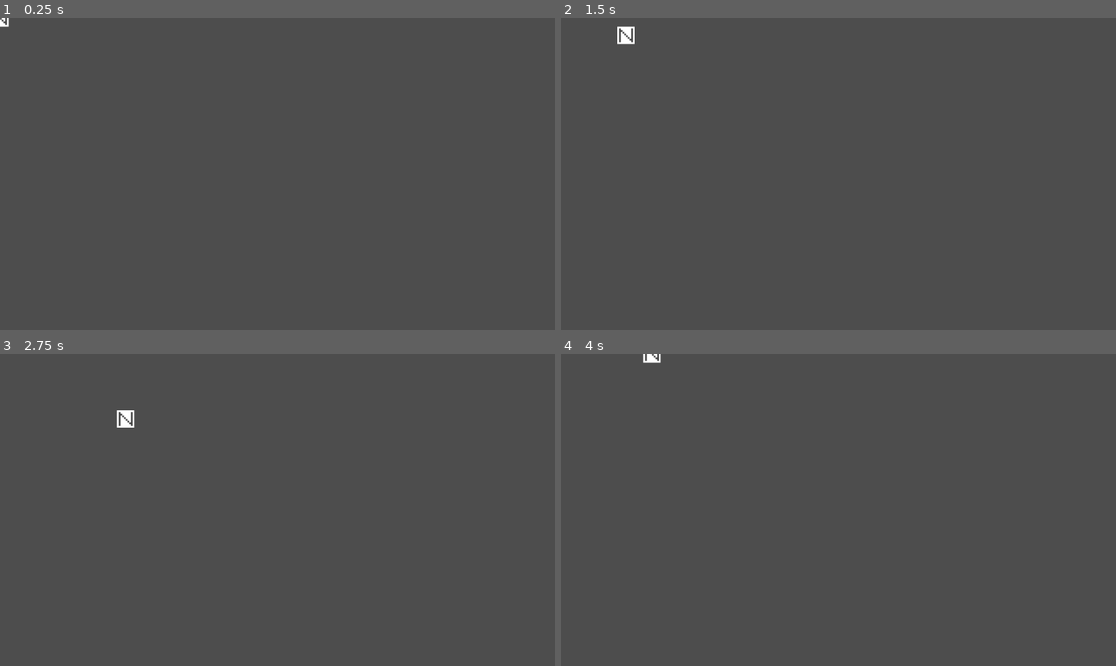
Above: before the commit, frames 1-4 (two rows, left to right).
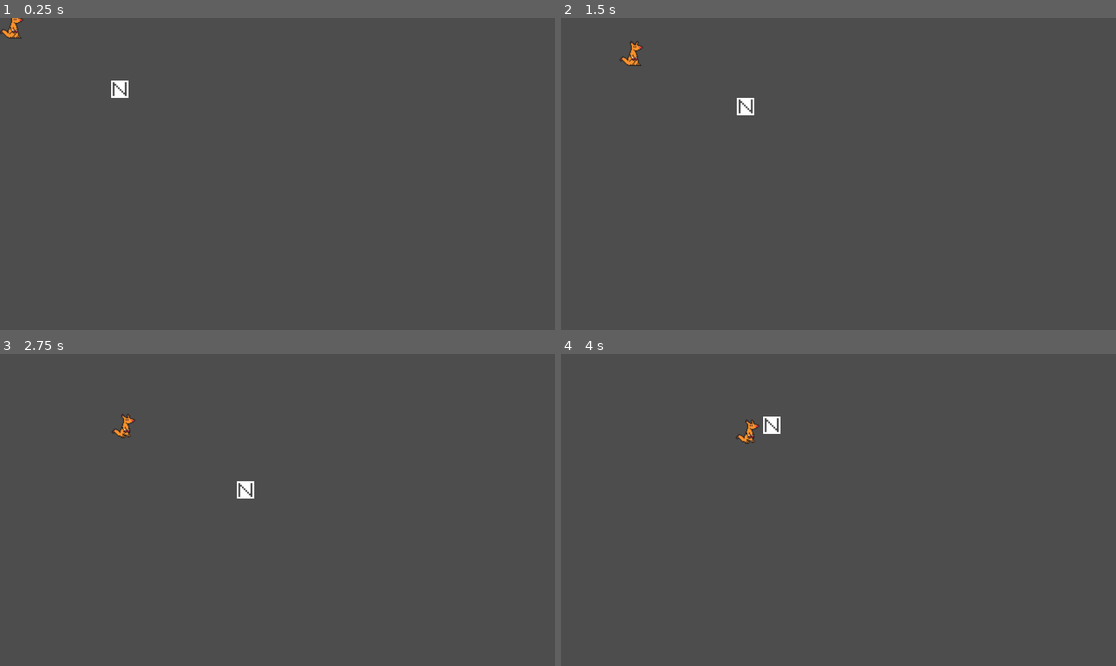
Above: after the commit, the same moments.

Repository: lindenhutchinson/GameJam
Game: Godot game, scene res://MainScenes/main.tscn
Two runs of this game, one before a commit and one after it. Both use one fixed random seed, a clock stepped at 60 frames per second and the inputs below. Before the commit the project has no main scene; this scene is started directly in both runs.
Inputs:
- Up to frame 1 (0.25 s): no input
- Up to frame 2 (1.5 s): hold Right (ui_right) 0.53-1.28 s; hold Down (ui_down) from 1.28 s (still down)
- Up to frame 3 (2.75 s): release Down (ui_down) at 2.03 s; hold Right (ui_right) from 2.03 s (still down)
- Up to frame 4 (4 s): release Right (ui_right) at 2.78 s; hold Up (ui_up) 2.78-3.53 s; hold Left (ui_left) from 3.53 s (still down)

The runs differ from the first frame. In frame 1, 0.3% of the frame differs, in the area x 0-24%, y 0-26%; in frame 2, 0.5%, in the area x 10-35%, y 2-32%; in frame 3, 0.4%; in frame 4, 0.4%.

Commit message:
Added a basic enemy

Diff:
--- /dev/null
+++ b/PracticeGame/ProjectFolder/Assests/Enemies/enemy_kangaroo.gd
@@ -0,0 +1,29 @@
+extends CharacterBody2D
+
+# This variable dictates the movement speed of the enemy. Right now it's ridiculously high on purpose.
+@export var movement_speed = 180.0
+
+# Checks the group Player and gets the first thing on it.
+@onready var player = get_tree().get_first_node_in_group("player")
+@onready var sprite = $Sprite2D
+@onready var walkAnimation = $AnimationPlayer
+
+func _physics_process(_delta):
+	movement()
+
+func _ready():
+	walkAnimation.play("walkCycle")
+
+func movement():
+
+	# Gets the player's current position as a direction
+	var direction = global_position.direction_to(player.global_position)
+
+	# Moves towards the player
+	velocity = direction.normalized()*movement_speed
+	move_and_slide()
+
+	if direction.x > 0.1:
+		sprite.flip_h = true
+	elif direction.x < -0.1:
+		sprite.flip_h = false
--- /dev/null
+++ b/PracticeGame/ProjectFolder/Assests/Enemies/enemy_kangaroo.tscn
@@ -0,0 +1,65 @@
+[gd_scene load_steps=7 format=3 uid="uid://bdxsbg3wurtu4"]
+
+[ext_resource type="Script" path="res://Assests/Enemies/enemy_kangaroo.gd" id="1_cu0gs"]
+[ext_resource type="Texture2D" uid="uid://cyy8rs87a4irl" path="res://Assests/Enemies/kangaroo.png" id="1_xubx4"]
+
+[sub_resource type="CapsuleShape2D" id="CapsuleShape2D_shigu"]
+radius = 31.0
+height = 96.0
+
+[sub_resource type="Animation" id="Animation_kv6uf"]
+resource_name = "walkCycle"
+length = 0.6
+loop_mode = 1
+tracks/0/type = "value"
+tracks/0/imported = false
+tracks/0/enabled = true
+tracks/0/path = NodePath("Sprite2D:frame")
+tracks/0/interp = 1
+tracks/0/loop_wrap = true
+tracks/0/keys = {
+"times": PackedFloat32Array(0, 0.3, 0.6),
+"transitions": PackedFloat32Array(1, 1, 1),
+"update": 1,
+"values": [0, 1, 0]
+}
+
+[sub_resource type="Animation" id="Animation_ti18a"]
+length = 0.001
+tracks/0/type = "value"
+tracks/0/imported = false
+tracks/0/enabled = true
+tracks/0/path = NodePath("Sprite2D:frame")
+tracks/0/interp = 1
+tracks/0/loop_wrap = true
+tracks/0/keys = {
+"times": PackedFloat32Array(0),
+"transitions": PackedFloat32Array(1),
+"update": 1,
+"values": [0]
+}
+
+[sub_resource type="AnimationLibrary" id="AnimationLibrary_r1v5o"]
+_data = {
+"RESET": SubResource("Animation_ti18a"),
+"walkCycle": SubResource("Animation_kv6uf")
+}
+
+[node name="enemyKangaroo" type="CharacterBody2D"]
+motion_mode = 1
+script = ExtResource("1_cu0gs")
+
+[node name="Sprite2D" type="Sprite2D" parent="."]
+position = Vector2(3.8147e-06, 3.8147e-06)
+scale = Vector2(3, 3)
+texture = ExtResource("1_xubx4")
+hframes = 2
+
+[node name="CollisionShape2D" type="CollisionShape2D" parent="."]
+position = Vector2(-9, 6)
+shape = SubResource("CapsuleShape2D_shigu")
+
+[node name="AnimationPlayer" type="AnimationPlayer" parent="."]
+libraries = {
+"": SubResource("AnimationLibrary_r1v5o")
+}
--- a/PracticeGame/ProjectFolder/MainScenes/main.tscn
+++ b/PracticeGame/ProjectFolder/MainScenes/main.tscn
@@ -1,11 +1,15 @@
-[gd_scene load_steps=3 format=3 uid="uid://855bo4ouabj3"]
+[gd_scene load_steps=4 format=3 uid="uid://855bo4ouabj3"]
 
 [ext_resource type="PackedScene" uid="uid://bwiv6wl820pxm" path="res://Nodes/Player/player.tscn" id="1_r6epy"]
 [ext_resource type="PackedScene" uid="uid://dtnshw4lg1k0t" path="res://ui/PauseMenu/PauseMenu.tscn" id="2_khq2c"]
+[ext_resource type="PackedScene" uid="uid://bdxsbg3wurtu4" path="res://Assests/Enemies/enemy_kangaroo.tscn" id="3_kyiwn"]
 
 [node name="Main" type="Node2D"]
 
-[node name="Player" parent="." instance=ExtResource("1_r6epy")]
+[node name="Player" parent="." groups=["player"] instance=ExtResource("1_r6epy")]
+position = Vector2(414, 246)
+
+[node name="enemyKangaroo" parent="." instance=ExtResource("3_kyiwn")]
 
 [node name="PauseMenu" parent="." instance=ExtResource("2_khq2c")]
 visible = false
--- a/PracticeGame/ProjectFolder/Nodes/Player/player.tscn
+++ b/PracticeGame/ProjectFolder/Nodes/Player/player.tscn
@@ -7,6 +7,7 @@
 size = Vector2(60, 60)
 
 [node name="Player" type="CharacterBody2D"]
+motion_mode = 1
 script = ExtResource("1_sdfyh")
 
 [node name="CollisionShape2D" type="CollisionShape2D" parent="."]
--- a/PracticeGame/ProjectFolder/project.godot
+++ b/PracticeGame/ProjectFolder/project.godot
@@ -11,6 +11,7 @@
 [application]
 
 config/name="Dingo Baby"
+run/main_scene="res://MainScenes/main.tscn"
 config/features=PackedStringArray("4.2", "Forward Plus")
 config/icon="res://icon.svg"
 
Binary file added: PracticeGame/ProjectFolder/Assests/Enemies/Spider.png
Not shown, added: PracticeGame/ProjectFolder/Assests/Enemies/Spider.png.import
Binary file added: PracticeGame/ProjectFolder/Assests/Enemies/kangaroo.png
Not shown, added: PracticeGame/ProjectFolder/Assests/Enemies/kangaroo.png.import
